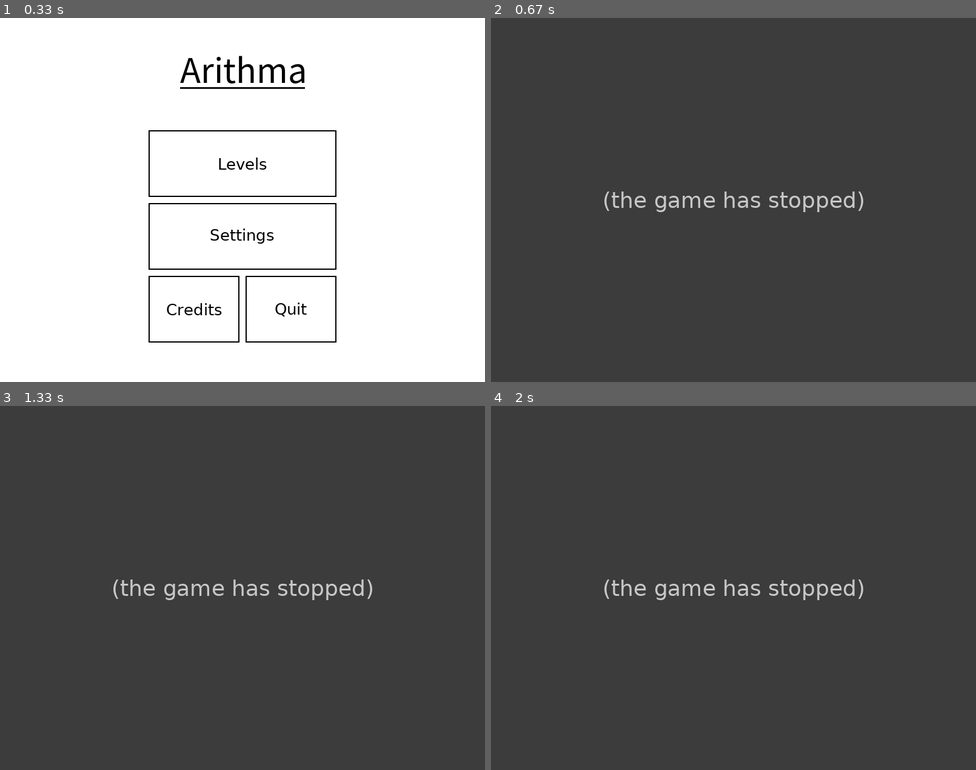
Above: before the commit, frames 1-4 (two rows, left to right).
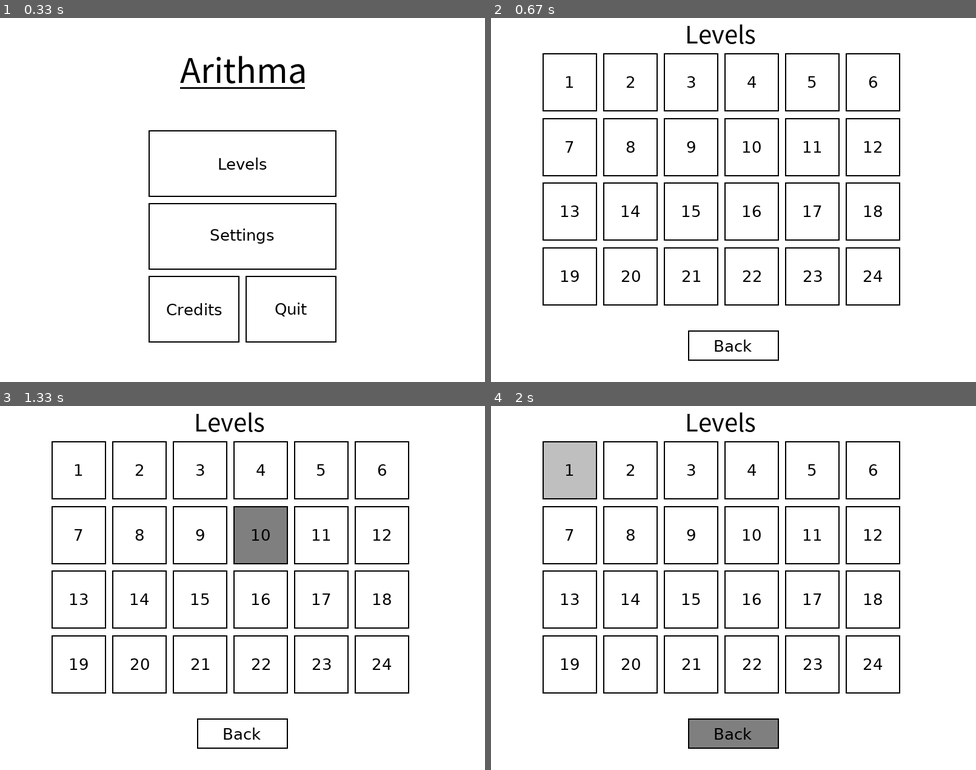
Above: after the commit, the same moments.

Repository: rschwa6308/Pygame-App-Framework
Game: pygame game, started from src/ArithmaRemake.py
Same seed, same stepped clock (60 frames per second), same inputs: the game is played once before the commit and once after it.
Inputs (mouse positions are in pixels of both pictures, inside the frame that each line leads up to):
- Up to frame 1 (0.33 s): no input
- Up to frame 2 (0.67 s): press the mouse at (733, 181) at 0.37 s; move the mouse to (655, 163) at 0.47 s; release the mouse at (583, 145) at 0.6 s
- Up to frame 3 (1.33 s): press the mouse at (232, 551) at 0.7 s; move the mouse to (295, 507) at 0.8 s; release the mouse at (363, 467) at 0.93 s; press the mouse at (232, 551) at 1.2 s; move the mouse to (266, 555) at 1.3 s
- Up to frame 4 (2 s): release the mouse at (791, 562) at 1.43 s; press the mouse at (733, 733) at 1.53 s; move the mouse to (655, 595) at 1.63 s; release the mouse at (573, 453) at 1.77 s; press the mouse at (733, 733) at 1.93 s

Frame 1 is identical in both runs. In frame 2, 100% of the frame differs, in the area x 0-100%, y 0-100%; in frame 3, 100%; in frame 4, 100%.
Error before the commit: KeyError: 'level_select' (Hoster.py line 22); the game stopped at 0.6 s (later frames are placeholders)

Commit message:
misc testing

Diff:
--- a/src/ArithmaRemake.py
+++ b/src/ArithmaRemake.py
@@ -3,13 +3,23 @@
 from App import *
 
 
+NUM_LEVELS = 24
+LEVELS_PER_ROW = 6
+
 
 # --- Menu Screen --- #
-menu_title_style = {
+menu_h1_style = {
     "font_kwargs": {
         "font_name": "Dotum",
         "font_size": 56,
         "underline": True
+    }
+}
+
+menu_h2_style = {
+    "font_kwargs": {
+        "font_name": "Dotum",
+        "font_size": 40,
     }
 }
 
@@ -24,7 +34,7 @@
 
 menu_screen = View(
     children=[GridView([
-        [Text(2, 3, text="Arithma", **menu_title_style)],
+        [Text(2, 3, text="Arithma", **menu_h1_style)],
         [Button(2, 2, text="Levels", **menu_button_style, on_click=lambda self, event: self.run_hook("NAVIGATE_TO", "level_select"))],
         [Button(2, 2, text="Settings", **menu_button_style, on_click=lambda self, event: self.run_hook("NAVIGATE_TO", "settings"))],
         [
@@ -36,7 +46,41 @@
 
 
 # --- Level Select Screen --- #
-# TODO
+level_screens = [View() for _ in range(NUM_LEVELS)]
+
+level_select_buttons = [
+    Button(
+        text=f"{x + 1}",
+        on_click=lambda self, event: print(f"TODO: navigate to level_{self.nav_target}"),
+        **menu_button_style
+    )
+    for x, level in enumerate(level_screens)
+]
+
+# navigation targets must be bound manually because lambdas are lazy
+for x, button in enumerate(level_select_buttons):
+    button.nav_target = f"level_{x + 1}"
+
+# TODO: move "Levels" text to `level_select_screen.children`
+num_rows = NUM_LEVELS // LEVELS_PER_ROW
+level_select_layout = [
+    [Text(LEVELS_PER_ROW, 0.5, text="Levels", **menu_h2_style)]
+] + [
+    level_select_buttons[row * LEVELS_PER_ROW:(row + 1) * LEVELS_PER_ROW]
+    for row in range(NUM_LEVELS // LEVELS_PER_ROW)
+]
+
+level_select_screen = View(children=[
+    GridView(
+        level_select_layout,
+        parent_dest=(0.1, 0.0, 0.75, 0.8)
+    ),
+    Button(
+        text="Back",
+        parent_dest=(0.4, 0.85, 0.2, 0.1),
+        **menu_button_style
+    )
+])
 
 
 # --- Settings Screen --- #
@@ -50,7 +94,7 @@
 hoster = Hoster(
     {
         "menu": menu_screen,
-        # "level_select": TODO,
+        "level_select": level_select_screen,
         # "settings": TODO,
         # "credits": TODO
     },
--- a/src/NestingTest.py
+++ b/src/NestingTest.py
@@ -5,14 +5,14 @@
 import random
 
 
-DEPTH = 10
+DEPTH = 3
 
 
 # TODO: fix hover issue here :)
 curr = Button()
 
 
-for _ in range(DEPTH - 1):
+for _ in range(DEPTH):
     curr = View(
         children=[curr],
         parent_dest=(0.1, 0.1, 0.8, 0.8),
